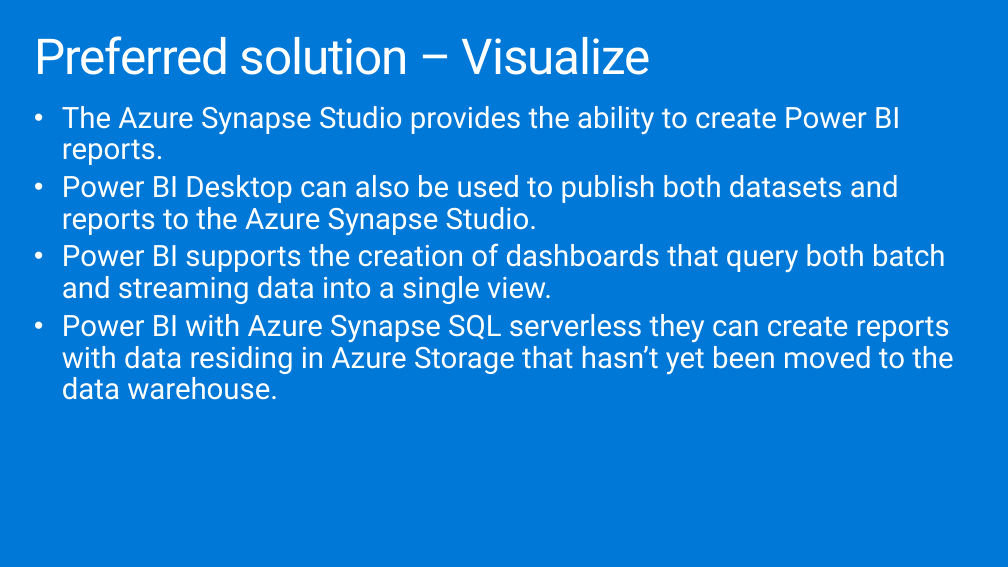
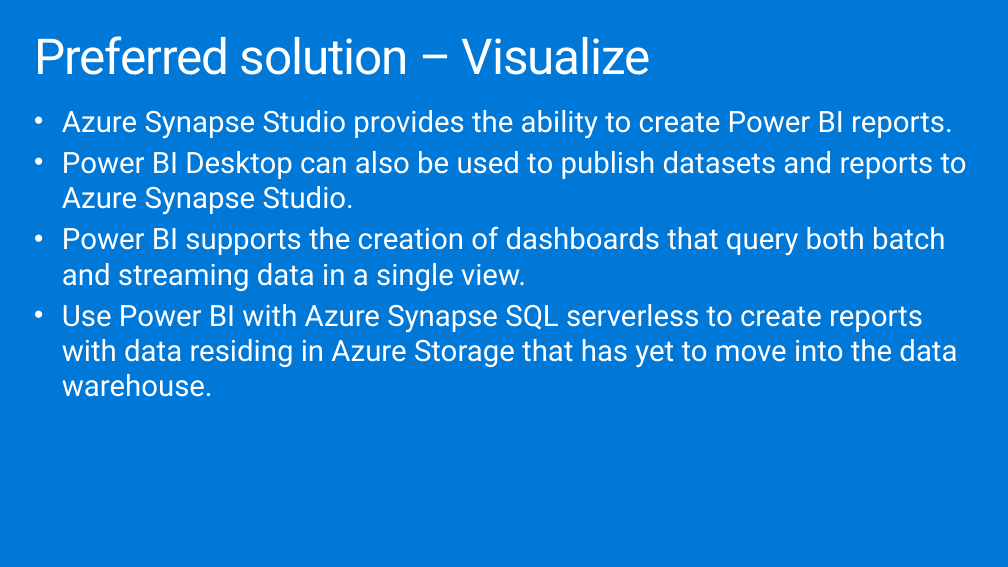
Before and after one commit to joelhulen/MCW-Azure-Synapse-Analytics-end-to-end-solution, a slide deck: slide 26 of Whiteboard design session/WDS trainer presentation - Azure Synapse Analytics end-to-end solution.pptx. Drawn at 1008x567 pixels with LibreOffice and Linux fonts; fonts in the diff are those of the drawing. Boxes give left, top, right and bottom in pixels: in the first picture for what was removed or moved away, otherwise in the second. Text is boxed around its words. In the diff, an @@ line names an element or a change of style, - is before the commit and + after.

```diff
--- a/Whiteboard design session/WDS trainer presentation - Azure Synapse Analytics end-to-end solution.pptx
+++ b/Whiteboard design session/WDS trainer presentation - Azure Synapse Analytics end-to-end solution.pptx
@@ text at <box>62,110,967,397</box>: text changed @@
-• The Azure Synapse Studio provides the ability to create Power BI reports.
-• Power BI Desktop can also be used to publish both datasets and reports to the Azure Synapse Studio.
-• Power BI supports the creation of dashboards that query both batch and streaming data into a single view.
-• Power BI with Azure Synapse SQL serverless they can create reports with data residing in Azure Storage that hasn’t yet been moved to the data warehouse.
+• Azure Synapse Studio provides the ability to create Power BI reports.
+• Power BI Desktop can also be used to publish datasets and reports to Azure Synapse Studio.
+• Power BI supports the creation of dashboards that query both batch and streaming data in a single view.
+• Use Power BI with Azure Synapse SQL serverless to create reports with data residing in Azure Storage that has yet to move into the data warehouse.
```
Also in this commit, not shown: 26 other slides changed, 2 other files.
